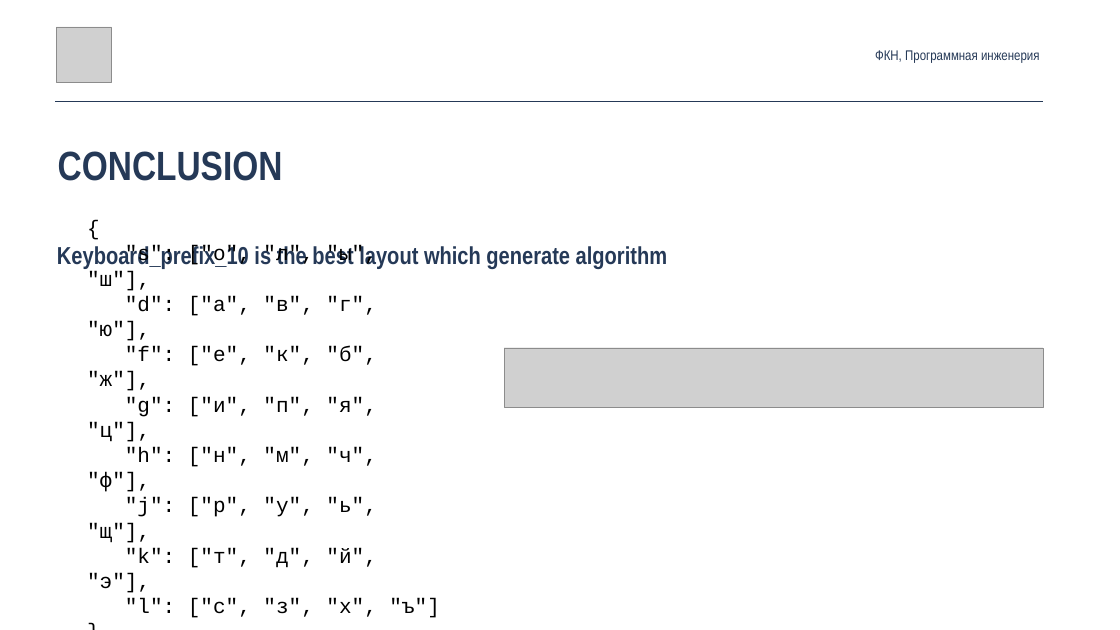
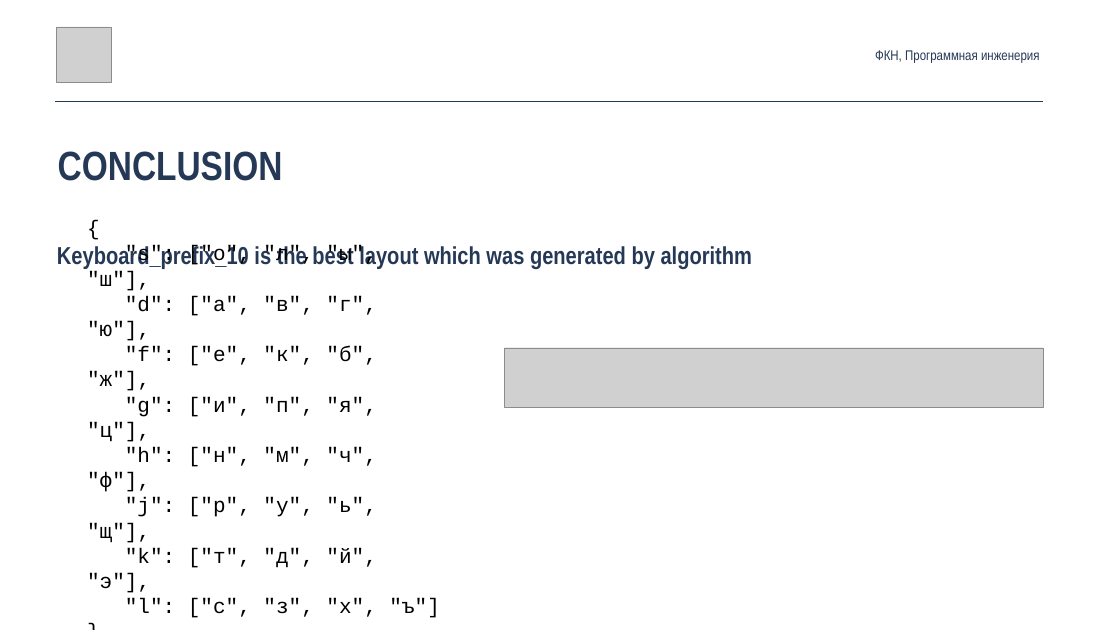
Before and after one commit to nocmok/ux2020-team-project, a slide deck: slide 6 of assignment#1/presentation/Predictive_keyboard_team6.pptx. Drawn at 1120x630 pixels with LibreOffice and Linux fonts; fonts in the diff are those of the drawing; grey boxes stand for pictures. Boxes give left, top, right and bottom in pixels: in the first picture for what was removed or moved away, otherwise in the second. Text is boxed around its words. In the diff, an @@ line names an element or a change of style, - is before the commit and + after.

```diff
--- a/assignment#1/presentation/Predictive_keyboard_team6.pptx
+++ b/assignment#1/presentation/Predictive_keyboard_team6.pptx
@@ text at (x1=57, y1=244, x2=752, y2=269): text changed @@
-Keyboard_prefix_10 is the best layout which generate algorithm
+Keyboard_prefix_10 is the best layout which was generated by algorithm
```
Also in this commit, not shown: 1 other slide changed, 1 other file.
